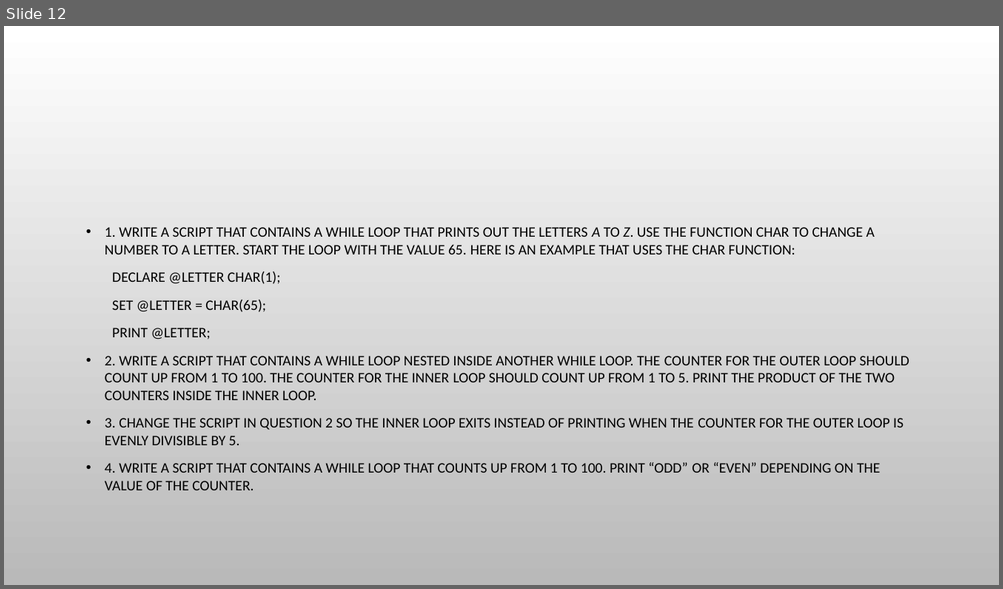
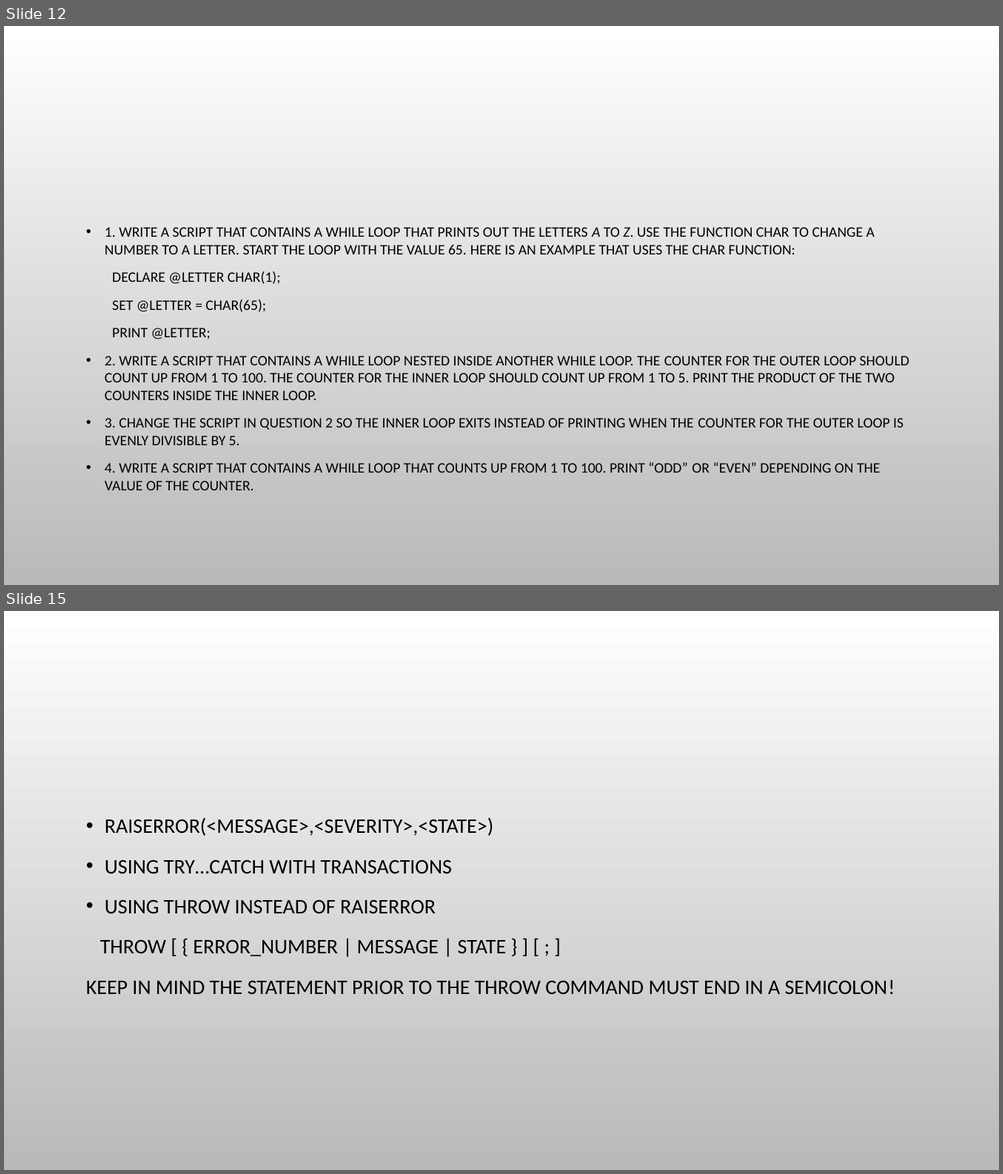
Before and after one commit to urosgodnov/Famnit, a slide deck: PPT/Understanding T-SQL Programming Logic.pptx. Shown one above the other, each under a label of ours: slide 12 before the commit, slides 12 and 15 after it; the slides between them are not shown. The pictures are 1003x589 and 1003x1174 pixels, drawn with LibreOffice and Linux fonts; fonts in the diff are those of the drawing; background and template pictures are left out. Boxes give left, top, right and bottom in pixels: in the first picture for what was removed or moved away, otherwise in the second. Text is boxed around its words. In the diff, an @@ line names an element or a change of style, - is before the commit and + after.

```diff
--- a/PPT/Understanding T-SQL Programming Logic.pptx
+++ b/PPT/Understanding T-SQL Programming Logic.pptx
@@ slide 15 added at (4,611,999,1170), background picture (left out) @@
@@ text added at (86,817,895,994), 20 pt, text #000000 @@
+• RAISERROR(<MESSAGE>,<SEVERITY>,<STATE>)
+• USING TRY…CATCH WITH TRANSACTIONS
+• USING THROW INSTEAD OF RAISERROR
+THROW [ { ERROR_NUMBER | MESSAGE | STATE } ] [ ; ]
+KEEP IN MIND THE STATEMENT PRIOR TO THE THROW COMMAND MUST END IN A SEMICOLON!
```
Also in this commit, not shown: 6 other slides added, 1 other file.
